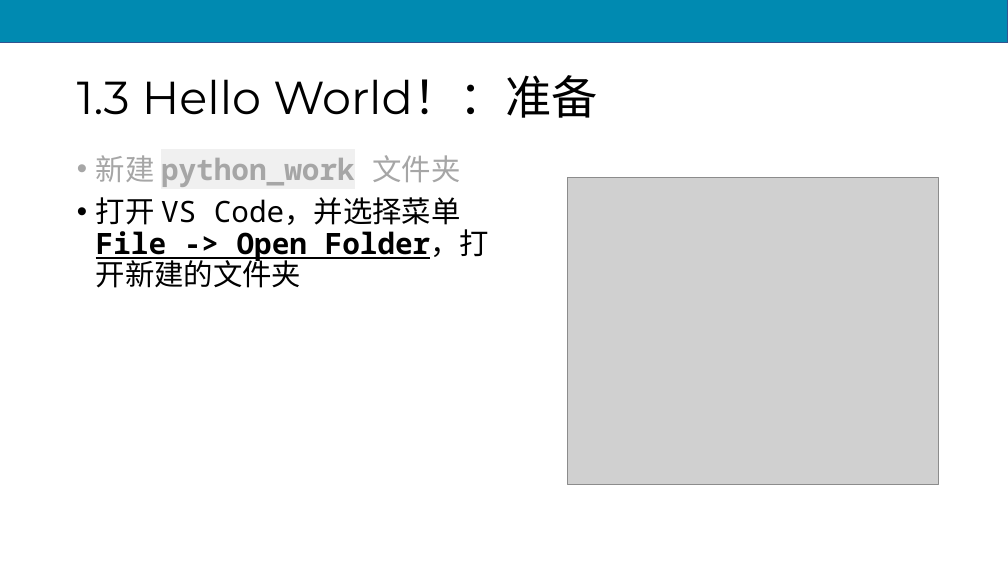
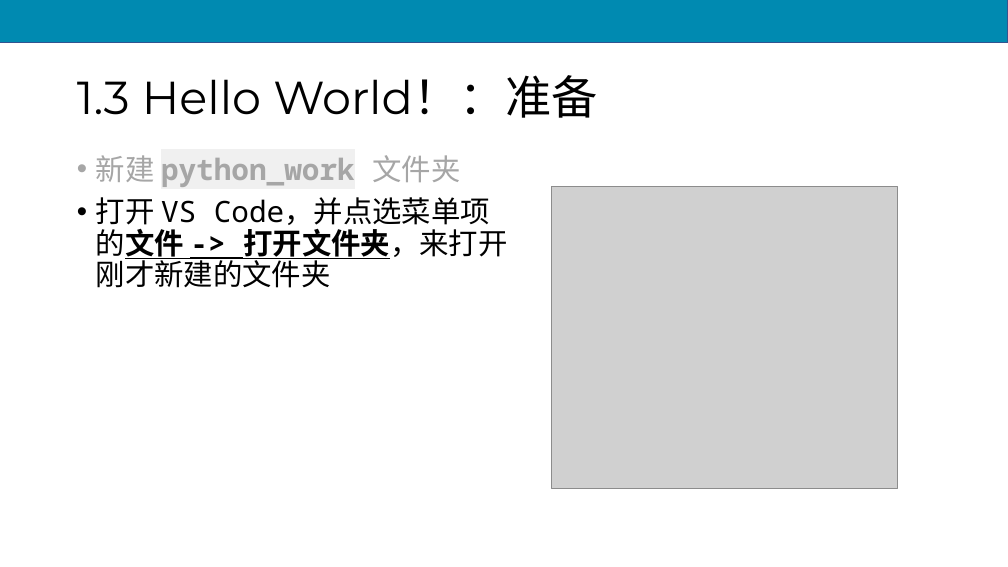
Before and after one commit to scruel/pcc_3e_slides, a slide deck: slide 19 of PPT/python1.pptx (slide 15 before the commit). Drawn at 1008x567 pixels with LibreOffice and Linux fonts; fonts in the diff are those of the drawing; grey boxes stand for pictures. Boxes give left, top, right and bottom in pixels: in the first picture for what was removed or moved away, otherwise in the second. Text is boxed around its words. In the diff, an @@ line names an element or a change of style, - is before the commit and + after.

```diff
--- a/PPT/python1.pptx
+++ b/PPT/python1.pptx
@@ text at bbox=[96, 197, 507, 288]: text changed @@
-• 打开 VS Code，并选择菜单 File -> Open Folder，打开新建的文件夹
+• 打开 VS Code，并点选菜单项的文件 -> 打开文件夹，来打开刚才新建的文件夹
@@ picture: place and size @@
-picture at bbox=[567, 178, 938, 485]
+picture at bbox=[551, 186, 898, 488]
```
Also in this commit, not shown: 10 other slides changed, 7 slides added, 17 other files.
